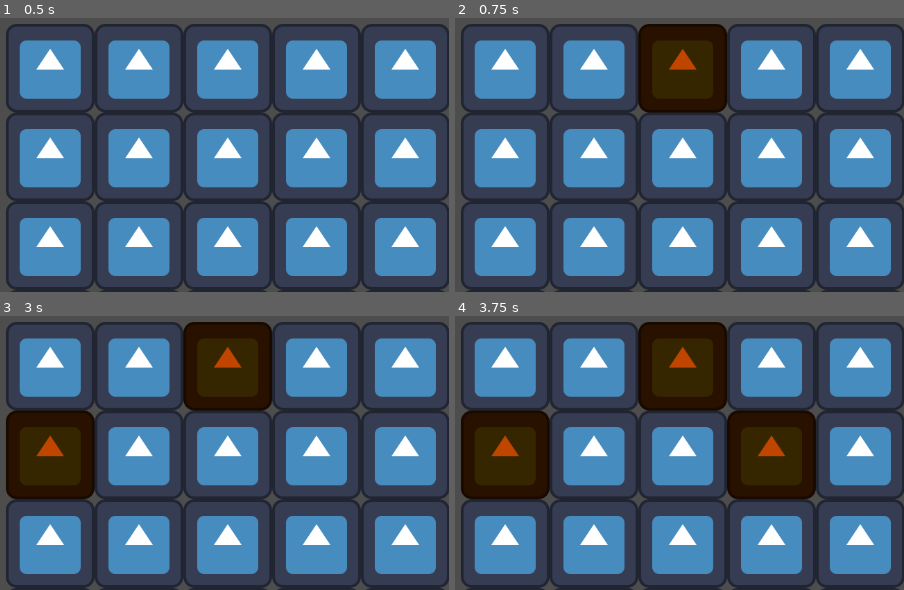
Above: before the commit, frames 1-4 (two rows, left to right).
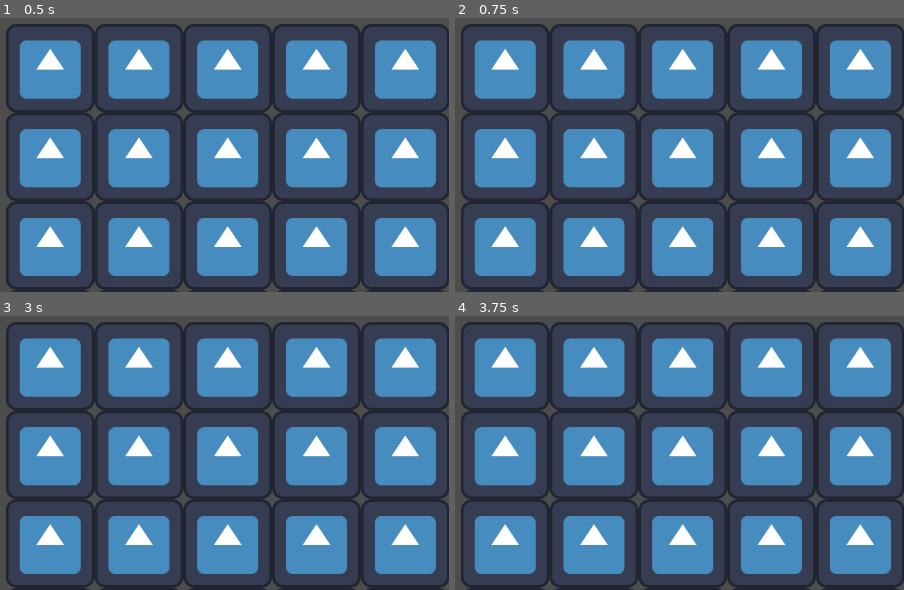
Above: after the commit, the same moments.

Repository: adnanebouram/chilljam2023---Resort-game
Game: Godot game, scene res://main_level.tscn
The game is run twice, just before and just after one commit, with the same random seed, the same clock (stepped at 60 frames per second) and the same inputs. The project has no main scene, so this scene is started directly. The engine's default icon, where the game draws it, is replaced by a stand-in: a white triangle on a blue panel in a dark square.
Inputs (mouse positions are in pixels of both pictures, inside the frame that each line leads up to):
- Up to frame 1 (0.5 s): no input
- Up to frame 2 (0.75 s): tap Enter at 0.5 s; move the mouse to (679, 45) at 0.52 s; click (679, 45) at 0.6 s
- Up to frame 3 (3 s): tap Space at 1.25, 2.75 s; move the mouse to (outside the picture) at 1.27 s; click (outside the picture) at 1.35 s; tap Enter at 2 s; move the mouse to (outside the picture) at 2.02 s; click (outside the picture) at 2.1 s; move the mouse to (8, 455) at 2.77 s; click (8, 455) at 2.85 s
- Up to frame 4 (3.75 s): tap Enter at 3.5 s; move the mouse to (742, 433) at 3.52 s; click (742, 433) at 3.6 s

Frame 1 is identical in both runs. In frame 2, 6.3% of the frame differs, in the area x 40-61%, y 2-35%; in frame 3, 13%; in frame 4, 19%, in the area x 1-81%, y 2-67%.

Commit message:
added an npc and some animations

Diff:
--- /dev/null
+++ b/npc.tscn
@@ -0,0 +1,284 @@
+[gd_scene load_steps=6 format=3 uid="uid://dbw2tkiuwygr5"]
+
+[ext_resource type="Texture2D" uid="uid://u2fjk6ejbu5l" path="res://icon.svg" id="1_a3605"]
+
+[sub_resource type="Animation" id="Animation_6xel0"]
+resource_name = "walk"
+length = 0.6
+loop_mode = 1
+tracks/0/type = "bezier"
+tracks/0/imported = false
+tracks/0/enabled = true
+tracks/0/path = NodePath("Sprite2D:position:x")
+tracks/0/interp = 1
+tracks/0/loop_wrap = true
+tracks/0/keys = {
+"handle_modes": PackedInt32Array(0, 0, 0),
+"points": PackedFloat32Array(0, -0.25, 0, 0.25, 0, 0, -0.25, 0, 0.25, 0, 0, -0.25, 0, 0.25, 0),
+"times": PackedFloat32Array(0, 0.3, 0.6)
+}
+tracks/1/type = "bezier"
+tracks/1/imported = false
+tracks/1/enabled = true
+tracks/1/path = NodePath("Sprite2D:position:y")
+tracks/1/interp = 1
+tracks/1/loop_wrap = true
+tracks/1/keys = {
+"handle_modes": PackedInt32Array(0, 0, 0),
+"points": PackedFloat32Array(0, -0.25, 0, 0.25, 0, 4, -0.25, 0, 0.25, 0, 0, -0.25, 0, 0.25, 0),
+"times": PackedFloat32Array(0, 0.3, 0.6)
+}
+tracks/2/type = "bezier"
+tracks/2/imported = false
+tracks/2/enabled = true
+tracks/2/path = NodePath("Sprite2D:rotation")
+tracks/2/interp = 1
+tracks/2/loop_wrap = true
+tracks/2/keys = {
+"handle_modes": PackedInt32Array(0, 0, 0, 0, 0),
+"points": PackedFloat32Array(0, -0.25, 0, 0.25, 0, -0.10472, -0.25, 0, 0.25, 0, 0, -0.25, 0, 0.25, 0, -0.10472, -0.25, 0, 0.25, 0, 0, -0.25, 0, 0.25, 0),
+"times": PackedFloat32Array(0, 0.1, 0.3, 0.5, 0.6)
+}
+tracks/3/type = "bezier"
+tracks/3/imported = false
+tracks/3/enabled = true
+tracks/3/path = NodePath("Sprite2D:scale:x")
+tracks/3/interp = 1
+tracks/3/loop_wrap = true
+tracks/3/keys = {
+"handle_modes": PackedInt32Array(0, 0, 0),
+"points": PackedFloat32Array(0.109375, -0.25, 0, 0.25, 0, 0.109375, -0.25, 0, 0.25, 0, 0.109375, -0.25, 0, 0.25, 0),
+"times": PackedFloat32Array(0, 0.3, 0.6)
+}
+tracks/4/type = "bezier"
+tracks/4/imported = false
+tracks/4/enabled = true
+tracks/4/path = NodePath("Sprite2D:scale:y")
+tracks/4/interp = 1
+tracks/4/loop_wrap = true
+tracks/4/keys = {
+"handle_modes": PackedInt32Array(0, 0, 0),
+"points": PackedFloat32Array(0.09375, -0.25, 0, 0.25, 0, 0.0703125, -0.25, 0, 0.25, 0, 0.09375, -0.25, 0, 0.25, 0),
+"times": PackedFloat32Array(0, 0.3, 0.6)
+}
+tracks/5/type = "bezier"
+tracks/5/imported = false
+tracks/5/enabled = true
+tracks/5/path = NodePath("Sprite2D2:position:x")
+tracks/5/interp = 1
+tracks/5/loop_wrap = true
+tracks/5/keys = {
+"handle_modes": PackedInt32Array(0, 0, 0),
+"points": PackedFloat32Array(0, -0.25, 0, 0.25, 0, -2.38419e-07, -0.25, 0, 0.25, 0, 0, -0.25, 0, 0.25, 0),
+"times": PackedFloat32Array(0, 0.3, 0.6)
+}
+tracks/6/type = "bezier"
+tracks/6/imported = false
+tracks/6/enabled = true
+tracks/6/path = NodePath("Sprite2D2:position:y")
+tracks/6/interp = 1
+tracks/6/loop_wrap = true
+tracks/6/keys = {
+"handle_modes": PackedInt32Array(0, 0, 0),
+"points": PackedFloat32Array(12, -0.25, 0, 0.25, 0, 13, -0.25, 0, 0.25, 0, 12, -0.25, 0, 0.25, 0),
+"times": PackedFloat32Array(0, 0.3, 0.6)
+}
+tracks/7/type = "bezier"
+tracks/7/imported = false
+tracks/7/enabled = true
+tracks/7/path = NodePath("Sprite2D2:rotation")
+tracks/7/interp = 1
+tracks/7/loop_wrap = true
+tracks/7/keys = {
+"handle_modes": PackedInt32Array(0, 0),
+"points": PackedFloat32Array(0, -0.25, 0, 0.25, 0, 0, -0.25, 0, 0.25, 0),
+"times": PackedFloat32Array(0, 0.6)
+}
+tracks/8/type = "bezier"
+tracks/8/imported = false
+tracks/8/enabled = true
+tracks/8/path = NodePath("Sprite2D2:scale:x")
+tracks/8/interp = 1
+tracks/8/loop_wrap = true
+tracks/8/keys = {
+"handle_modes": PackedInt32Array(0, 0, 0),
+"points": PackedFloat32Array(0.0625, -0.25, 0, 0.25, 0, 0.078125, -0.25, 0, 0.25, 0, 0.0625, -0.25, 0, 0.25, 0),
+"times": PackedFloat32Array(0, 0.3, 0.6)
+}
+tracks/9/type = "bezier"
+tracks/9/imported = false
+tracks/9/enabled = true
+tracks/9/path = NodePath("Sprite2D2:scale:y")
+tracks/9/interp = 1
+tracks/9/loop_wrap = true
+tracks/9/keys = {
+"handle_modes": PackedInt32Array(0, 0, 0),
+"points": PackedFloat32Array(0.09375, -0.25, 0, 0.25, 0, 0.078125, -0.25, 0, 0.25, 0, 0.09375, -0.25, 0, 0.25, 0),
+"times": PackedFloat32Array(0, 0.3, 0.6)
+}
+
+[sub_resource type="Animation" id="Animation_hc4jd"]
+length = 0.001
+tracks/0/type = "bezier"
+tracks/0/imported = false
+tracks/0/enabled = true
+tracks/0/path = NodePath("Sprite2D:position:x")
+tracks/0/interp = 1
+tracks/0/loop_wrap = true
+tracks/0/keys = {
+"handle_modes": PackedInt32Array(0),
+"points": PackedFloat32Array(0, -0.25, 0, 0.25, 0),
+"times": PackedFloat32Array(0)
+}
+tracks/1/type = "bezier"
+tracks/1/imported = false
+tracks/1/enabled = true
+tracks/1/path = NodePath("Sprite2D:position:y")
+tracks/1/interp = 1
+tracks/1/loop_wrap = true
+tracks/1/keys = {
+"handle_modes": PackedInt32Array(0),
+"points": PackedFloat32Array(0, -0.25, 0, 0.25, 0),
+"times": PackedFloat32Array(0)
+}
+tracks/2/type = "bezier"
+tracks/2/imported = false
+tracks/2/enabled = true
+tracks/2/path = NodePath("Sprite2D:rotation")
+tracks/2/interp = 1
+tracks/2/loop_wrap = true
+tracks/2/keys = {
+"handle_modes": PackedInt32Array(0),
+"points": PackedFloat32Array(0, -0.25, 0, 0.25, 0),
+"times": PackedFloat32Array(0)
+}
+tracks/3/type = "bezier"
+tracks/3/imported = false
+tracks/3/enabled = true
+tracks/3/path = NodePath("Sprite2D:scale:x")
+tracks/3/interp = 1
+tracks/3/loop_wrap = true
+tracks/3/keys = {
+"handle_modes": PackedInt32Array(0),
+"points": PackedFloat32Array(0.109375, -0.25, 0, 0.25, 0),
+"times": PackedFloat32Array(0)
+}
+tracks/4/type = "bezier"
+tracks/4/imported = false
+tracks/4/enabled = true
+tracks/4/path = NodePath("Sprite2D:scale:y")
+tracks/4/interp = 1
+tracks/4/loop_wrap = true
+tracks/4/keys = {
+"handle_modes": PackedInt32Array(0),
+"points": PackedFloat32Array(0.09375, -0.25, 0, 0.25, 0),
+"times": PackedFloat32Array(0)
+}
+tracks/5/type = "bezier"
+tracks/5/imported = false
+tracks/5/enabled = true
+tracks/5/path = NodePath("Sprite2D2:position:x")
+tracks/5/interp = 1
+tracks/5/loop_wrap = true
+tracks/5/keys = {
+"handle_modes": PackedInt32Array(0),
+"points": PackedFloat32Array(0, -0.25, 0, 0.25, 0),
+"times": PackedFloat32Array(0)
+}
+tracks/6/type = "bezier"
+tracks/6/imported = false
+tracks/6/enabled = true
+tracks/6/path = NodePath("Sprite2D2:position:y")
+tracks/6/interp = 1
+tracks/6/loop_wrap = true
+tracks/6/keys = {
+"handle_modes": PackedInt32Array(0),
+"points": PackedFloat32Array(12, -0.25, 0, 0.25, 0),
+"times": PackedFloat32Array(0)
+}
+tracks/7/type = "bezier"
+tracks/7/imported = false
+tracks/7/enabled = true
+tracks/7/path = NodePath("Sprite2D2:rotation")
+tracks/7/interp = 1
+tracks/7/loop_wrap = true
+tracks/7/keys = {
+"handle_modes": PackedInt32Array(0),
+"points": PackedFloat32Array(0, -0.25, 0, 0.25, 0),
+"times": PackedFloat32Array(0)
+}
+tracks/8/type = "bezier"
+tracks/8/imported = false
+tracks/8/enabled = true
+tracks/8/path = NodePath("Sprite2D2:scale:x")
+tracks/8/interp = 1
+tracks/8/loop_wrap = true
+tracks/8/keys = {
+"handle_modes": PackedInt32Array(0),
+"points": PackedFloat32Array(0.0625, -0.25, 0, 0.25, 0),
+"times": PackedFloat32Array(0)
+}
+tracks/9/type = "bezier"
+tracks/9/imported = false
+tracks/9/enabled = true
+tracks/9/path = NodePath("Sprite2D2:scale:y")
+tracks/9/interp = 1
+tracks/9/loop_wrap = true
+tracks/9/keys = {
+"handle_modes": PackedInt32Array(0),
+"points": PackedFloat32Array(0.09375, -0.25, 0, 0.25, 0),
+"times": PackedFloat32Array(0)
+}
+
+[sub_resource type="Animation" id="Animation_xqu4p"]
+resource_name = "idle"
+loop_mode = 1
+tracks/0/type = "bezier"
+tracks/0/imported = false
+tracks/0/enabled = true
+tracks/0/path = NodePath("Sprite2D:position:x")
+tracks/0/interp = 1
+tracks/0/loop_wrap = true
+tracks/0/keys = {
+"handle_modes": PackedInt32Array(0, 0, 0),
+"points": PackedFloat32Array(0, -0.25, 0, 0.25, 0, 0, -0.25, 0, 0.25, 0, 0, -0.25, 0, 0.25, 0),
+"times": PackedFloat32Array(0, 0.5, 1)
+}
+tracks/1/type = "bezier"
+tracks/1/imported = false
+tracks/1/enabled = true
+tracks/1/path = NodePath("Sprite2D:position:y")
+tracks/1/interp = 1
+tracks/1/loop_wrap = true
+tracks/1/keys = {
+"handle_modes": PackedInt32Array(0, 0, 0),
+"points": PackedFloat32Array(0, -0.25, 0, 0.25, 0, 1, -0.25, 0, 0.25, 0, 0, -0.25, 0, 0.25, 0),
+"times": PackedFloat32Array(0, 0.5, 1)
+}
+
+[sub_resource type="AnimationLibrary" id="AnimationLibrary_si6rv"]
+_data = {
+"RESET": SubResource("Animation_hc4jd"),
+"idle": SubResource("Animation_xqu4p"),
+"walk": SubResource("Animation_6xel0")
+}
+
+[node name="NPC" type="Node2D"]
+
+[node name="Sprite2D" type="Sprite2D" parent="."]
+modulate = Color(0, 0.611765, 0.568627, 1)
+self_modulate = Color(0, 0, 0, 1)
+scale = Vector2(0.109375, 0.09375)
+texture = ExtResource("1_a3605")
+
+[node name="Sprite2D2" type="Sprite2D" parent="."]
+modulate = Color(0, 0.611765, 0.568627, 1)
+self_modulate = Color(0, 0, 0, 1)
+position = Vector2(0, 12)
+scale = Vector2(0.0625, 0.09375)
+texture = ExtResource("1_a3605")
+
+[node name="AnimationPlayer" type="AnimationPlayer" parent="."]
+libraries = {
+"": SubResource("AnimationLibrary_si6rv")
+}
--- a/tile.gd
+++ b/tile.gd
@@ -1,11 +1,12 @@
 extends Sprite2D
 
 
-@export var debug:Color
+#@export var debug:Color
 
 # Called when the node enters the scene tree for the first time.
 func _input(event):
 	if event.is_action("click"):
 		if event.is_pressed():
 			if get_rect().has_point(get_local_mouse_position()):
-				modulate = debug
+				#modulate = debug
+				pass
